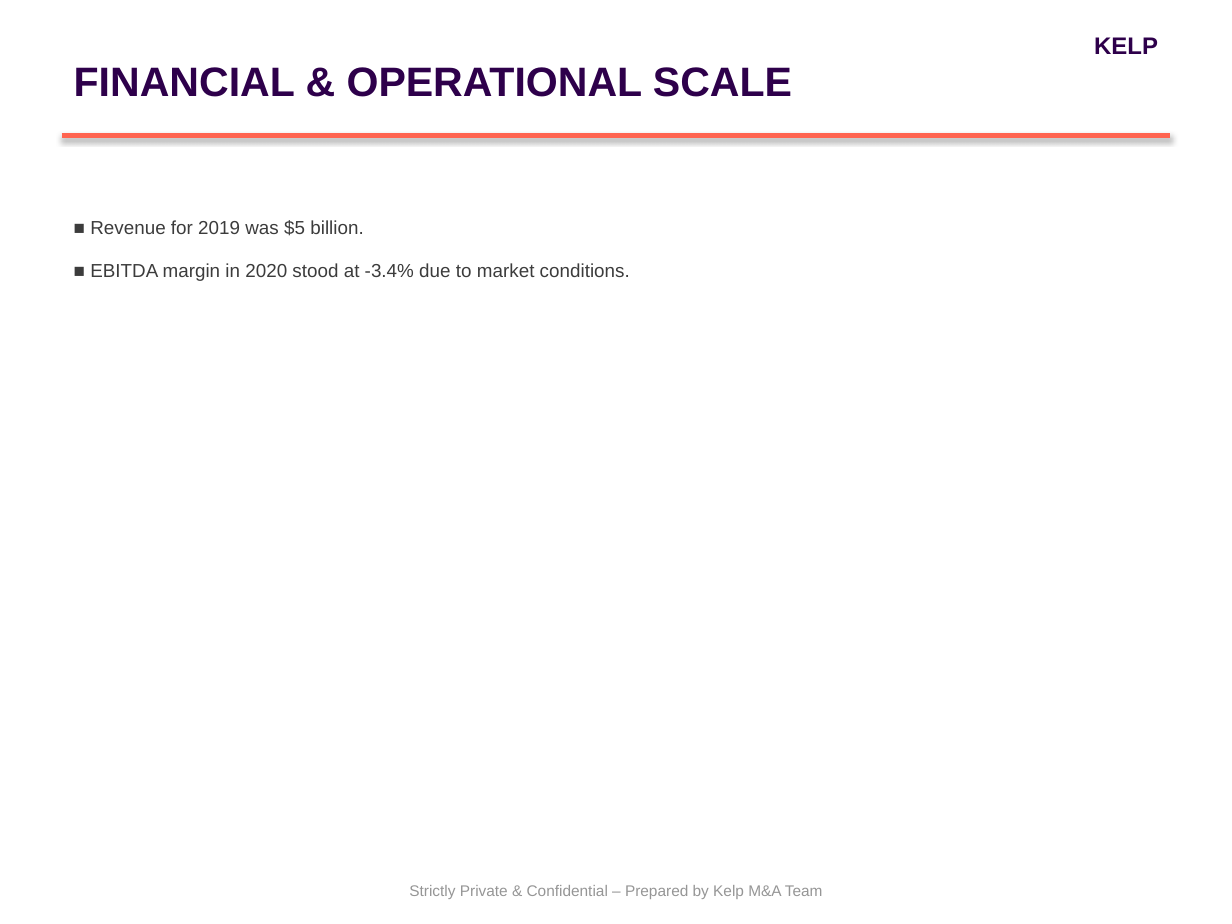
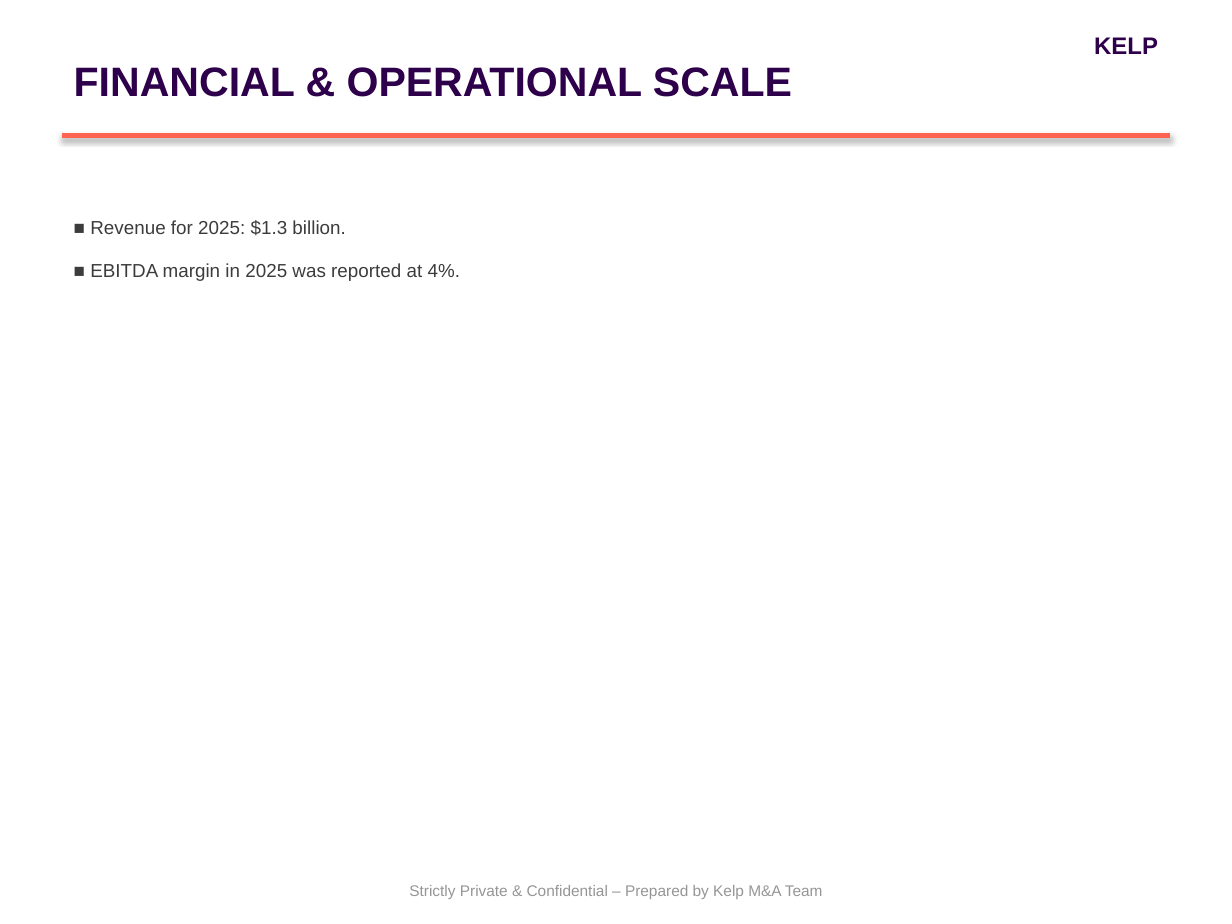
Before and after one commit to PiyushiAnand/Doc_to_PPT, a slide deck: slide 3 of Blind_Teaser_Kalyani Forge_Final.pptx. Drawn at 1232x924 pixels with LibreOffice and Linux fonts; fonts in the diff are those of the drawing. Boxes give left, top, right and bottom in pixels: in the first picture for what was removed or moved away, otherwise in the second. Text is boxed around its words. In the diff, an @@ line names an element or a change of style, - is before the commit and + after.

```diff
--- a/Blind_Teaser_Kalyani Forge_Final.pptx
+++ b/Blind_Teaser_Kalyani Forge_Final.pptx
@@ text at (90,220,460,281): text changed @@
-■ Revenue for 2019 was $5 billion.
-■ EBITDA margin in 2020 stood at -3.4% due to market conditions.
+■ Revenue for 2025: $1.3 billion.
+■ EBITDA margin in 2025 was reported at 4%.
```
Also in this commit, not shown: 2 other slides changed, 14 other files.
